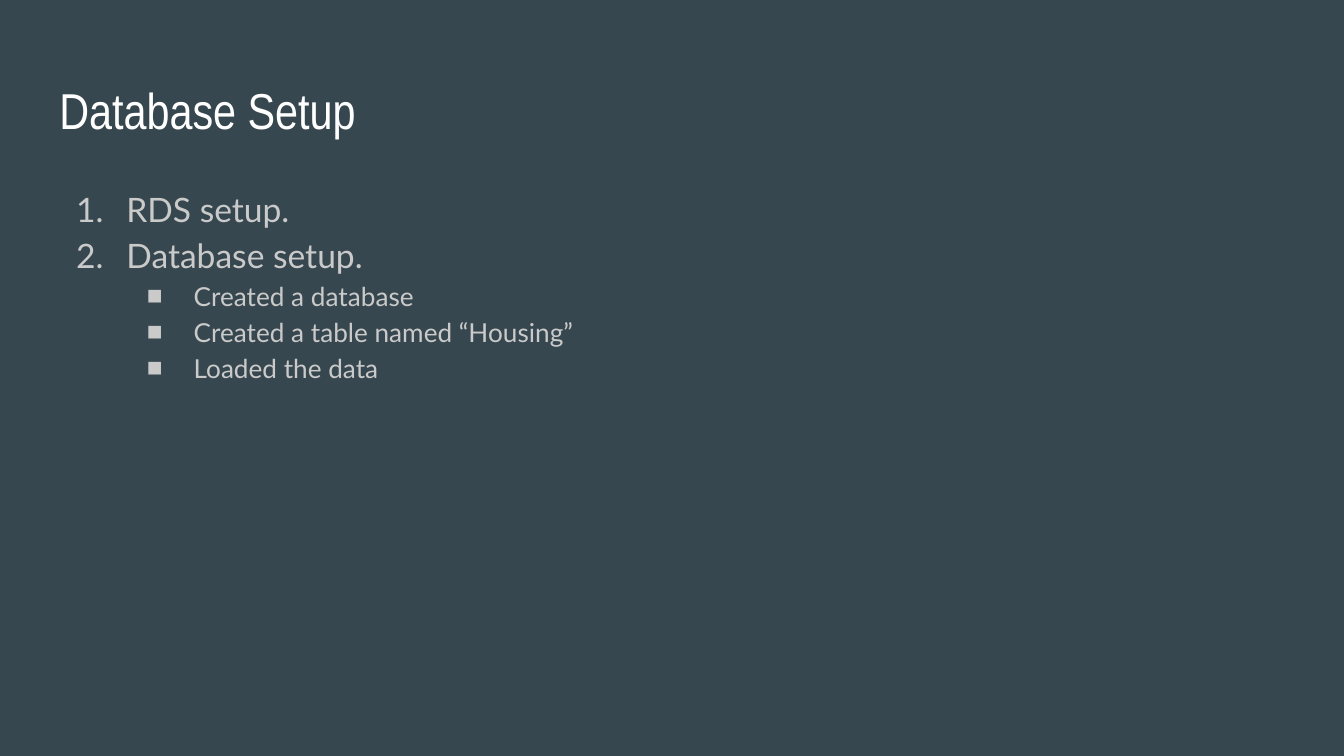
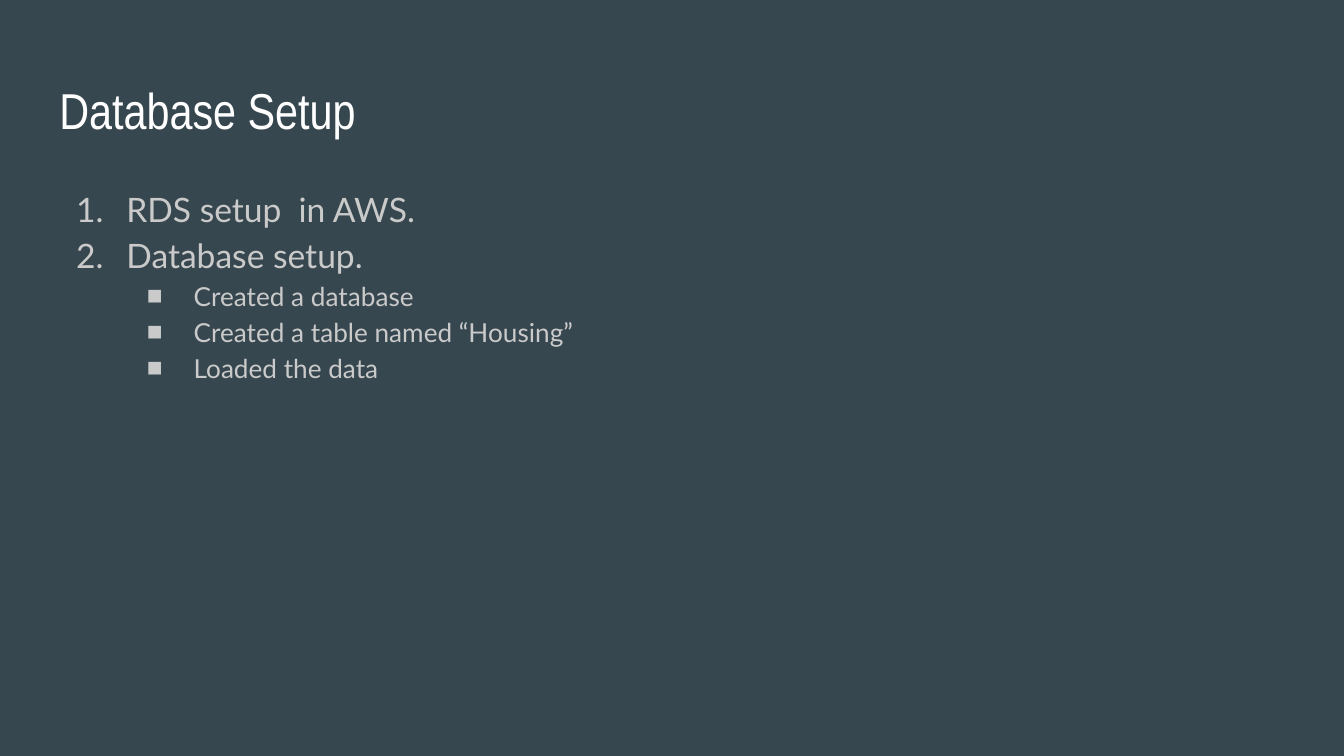
Before and after one commit to diana-arango/Real_estate_team, a slide deck: slide 3 of Real Estate Presentation.pptx. Drawn at 1344x756 pixels with LibreOffice and Linux fonts; fonts in the diff are those of the drawing. Boxes give left, top, right and bottom in pixels: in the first picture for what was removed or moved away, otherwise in the second. Text is boxed around its words. In the diff, an @@ line names an element or a change of style, - is before the commit and + after.

Commit message:
Few modifications done to the presentation

```diff
--- a/Real Estate Presentation.pptx
+++ b/Real Estate Presentation.pptx
@@ text at [126, 197, 415, 228]: text changed @@
-1. RDS setup.
+1. RDS setup in AWS.
```
